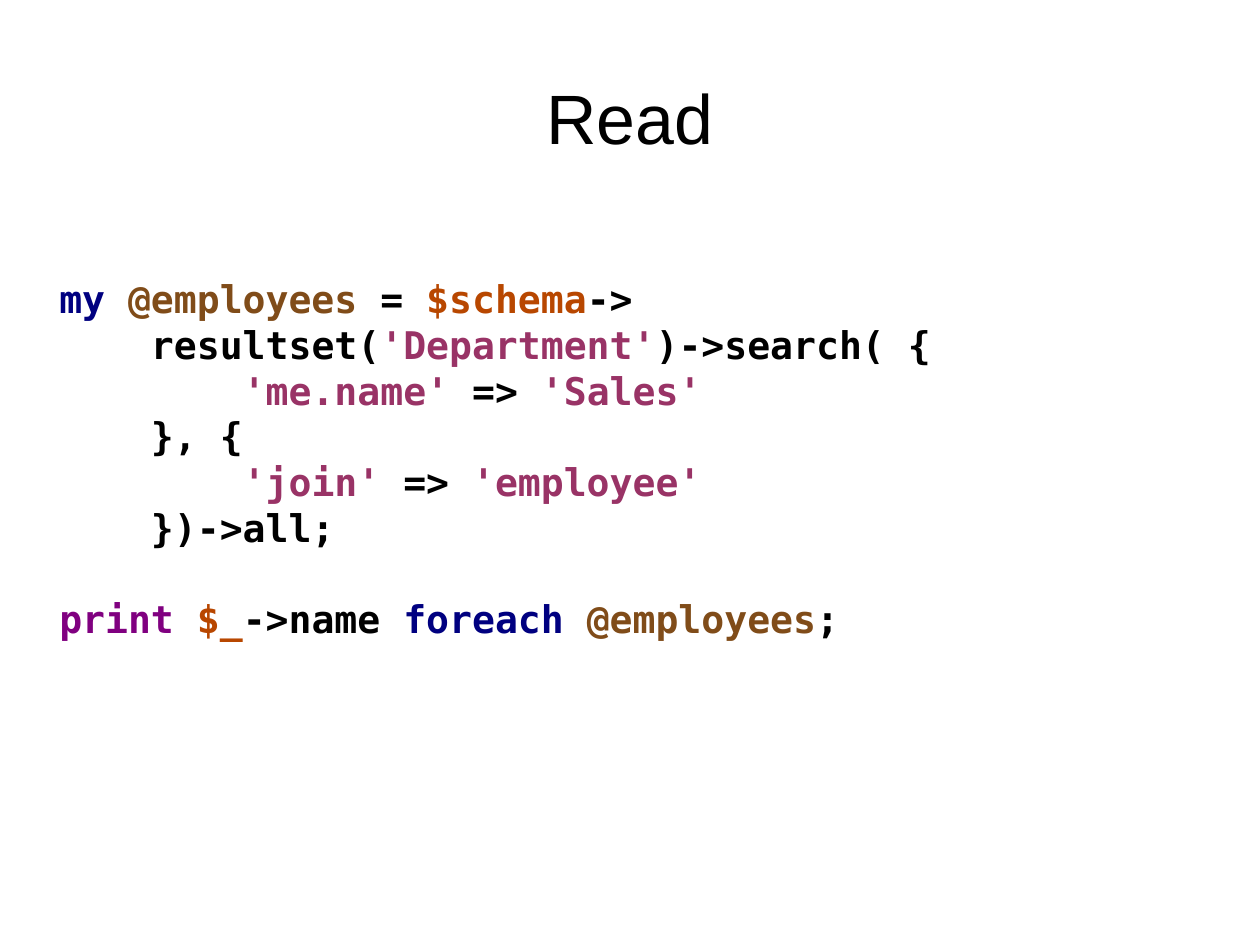
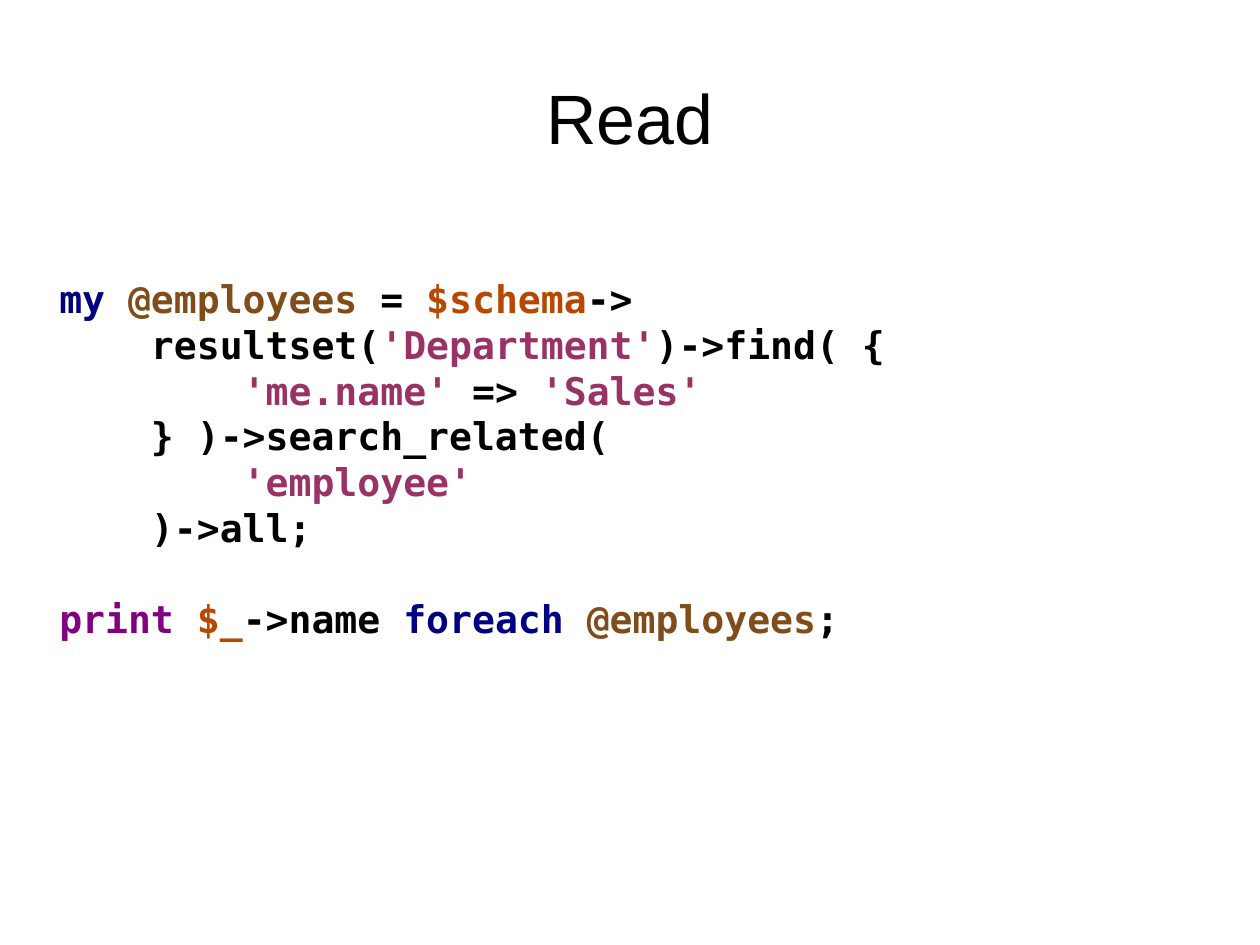
Before and after one commit to erezschatz/Presentation, a slide deck: slide 26 of dbix-class.odp. Drawn at 1260x945 pixels with LibreOffice and Linux fonts; fonts in the diff are those of the drawing. Boxes give left, top, right and bottom in pixels: in the first picture for what was removed or moved away, otherwise in the second. Text is boxed around its words. In the diff, an @@ line names an element or a change of style, - is before the commit and + after.

```diff
--- a/dbix-class.odp
+++ b/dbix-class.odp
@@ text at bbox=[151, 328, 839, 367]: text changed @@
-resultset('Department')->search( {
+resultset('Department')->find( {
@@ text at bbox=[151, 421, 610, 548]: text changed; text colour #993366 to #000000 @@
-}, {
-'join' => 'employee'
-})->all;
+} )->search_related(
+'employee'
+)->all;
```
Also in this commit, not shown: 2 other slides changed, 1 slide added.
